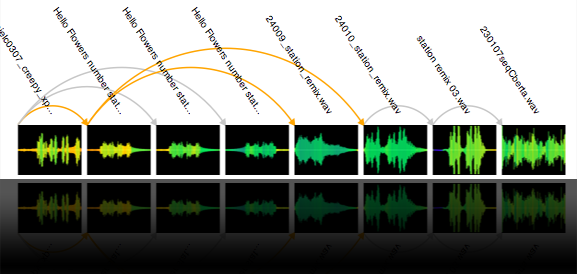
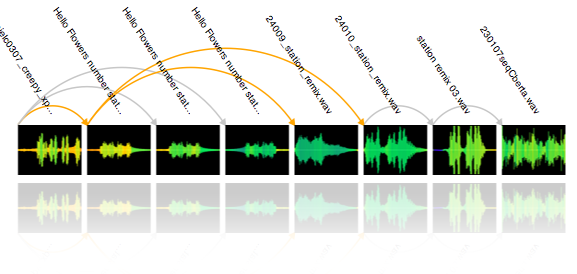
Layered file, before and after one edit (577 x 274). Changes by layer:
"reflection": opacity 33% → 20% over box(0, 179, 577, 274)
painted on "Layer 2" over box(0, 0, 577, 274)
